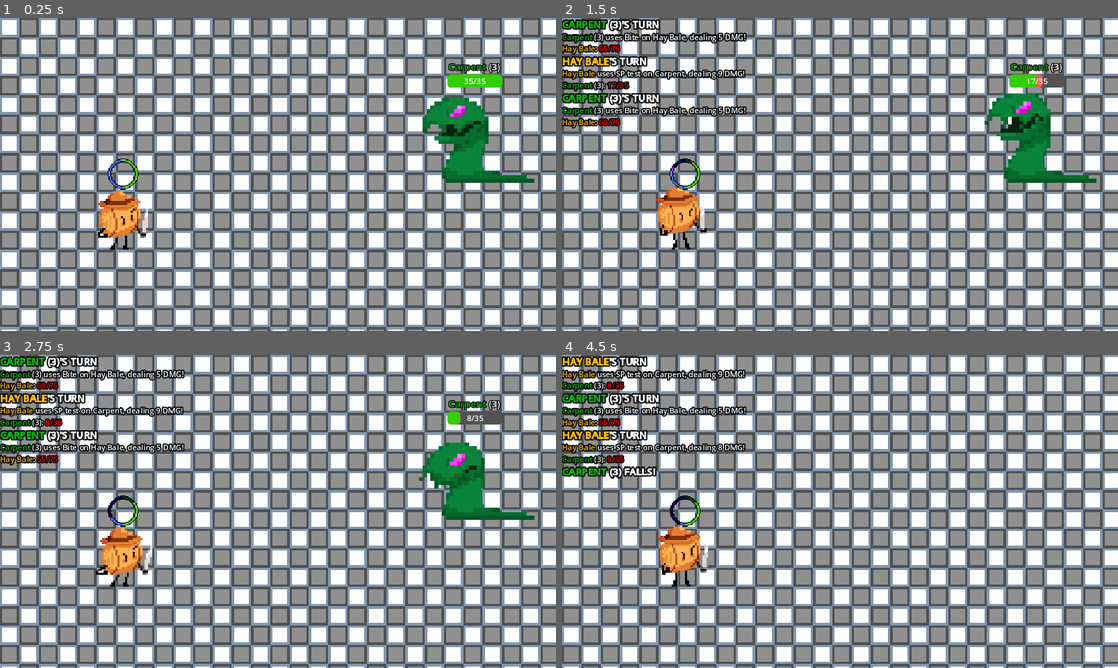
Above: before the commit, frames 1-4 (two rows, left to right).
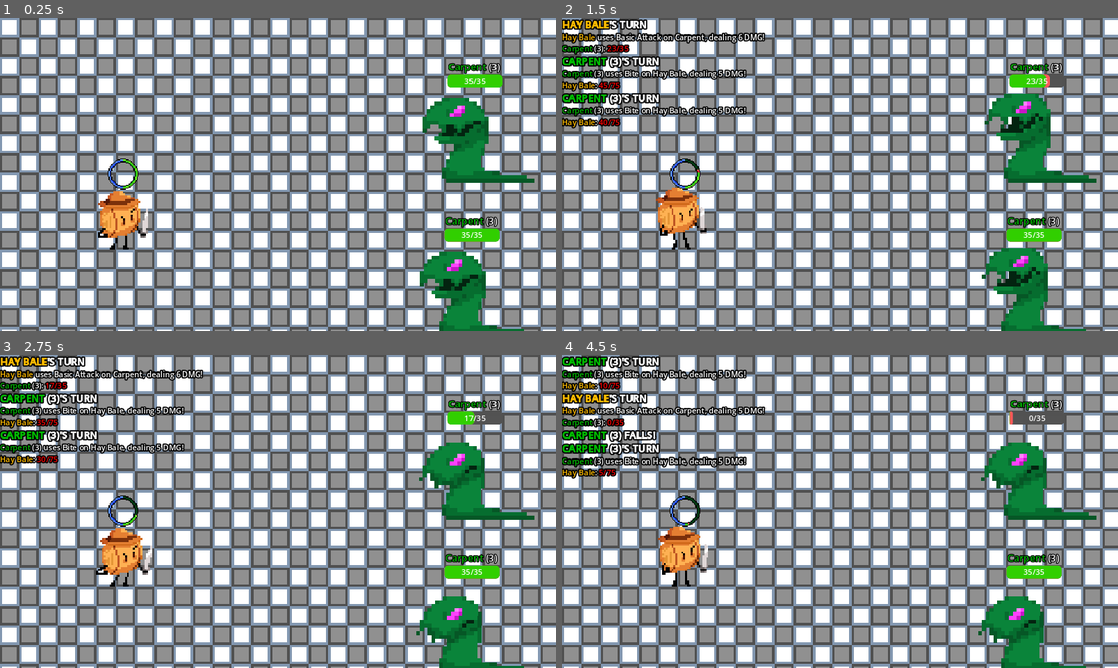
Above: after the commit, the same moments.

Repository: Neoloxal/CAMPQUESTGameYay
Game: Godot game, scene res://Scenes/main.tscn
Two runs of this game, one before a commit and one after it. Both use one fixed random seed, a clock stepped at 60 frames per second and the inputs below.
Inputs:
- Up to frame 1 (0.25 s): no input
- Up to frame 2 (1.5 s): tap Space (Use) at 0.6, 1.35 s
- Up to frame 3 (2.75 s): tap Space (Use) at 2.1 s
- Up to frame 4 (4.5 s): tap Enter at 2.75 s; tap Space (Use) at 2.85, 3.6, 4.35 s

The runs differ from the first frame. In frame 1, 2.8% of the frame differs, in the area x 75-95%, y 63-100%; in frame 2, 5.7%; in frame 3, 5.5%; in frame 4, 11%, in the area x 0-97%, y 0-100%.

Commit message:
messing with multiple enemies + trying to fix the double turn bug

Diff:
--- a/Scenes/main.tscn
+++ b/Scenes/main.tscn
@@ -16,6 +16,16 @@
 
 [node name="Enemy" parent="." node_paths=PackedStringArray("Chat") groups=["Enemy"] instance=ExtResource("2_4np33")]
 position = Vector2(988, 213)
+Name = "Carpent"
+SelfColor = "#00BB00"
+Chat = NodePath("../Chat Layer/Chat")
+MaxHP = 25
+HPPL = 5
+Level = 3
+Moves = Array[String](["bite", "bite", "bite", "bite"])
+
+[node name="Enemy2" parent="." node_paths=PackedStringArray("Chat") groups=["Enemy"] instance=ExtResource("2_4np33")]
+position = Vector2(982, 532)
 Name = "Carpent"
 SelfColor = "#00BB00"
 Chat = NodePath("../Chat Layer/Chat")
@@ -53,3 +63,5 @@
 [color=#FF0000]CRIT![/color] 10 DMG!
 Carpent (3): [color=#FF0000]25/35[/color]"
 script = ExtResource("5_ak64a")
+
+[connection signal="turn_finished" from="Enemy" to="." method="_on_enemy_turn_finished"]
--- a/Scripts/character.gd
+++ b/Scripts/character.gd
@@ -62,22 +62,23 @@
 			if Input.is_action_just_pressed("Use"):
 				SPWarnAnim.play("RESET")
 				var EnemyArray = get_tree().get_nodes_in_group("Enemy")
+				var removed_enemies = 0
 				for enemy in EnemyArray.size():
-					if EnemyArray[enemy].HP <= 0:
-						EnemyArray.remove_at(enemy)
+					if EnemyArray[enemy-removed_enemies].HP <= 0:
+						EnemyArray.remove_at(enemy-removed_enemies)
+						removed_enemies += 1
 				if EnemyArray.size() > 0:
 					var PickedEnemies = [EnemyArray[0]]
-					if Moves.use_move(self, "SP test", PickedEnemies) == true:
+					if Moves.use_move(self, "Basic Attack", PickedEnemies) == true:
 						emit_signal("turnFinished")
 					else:
 						SPWarnAnim.play("warn")
-	if HP != 0:
-		var tween = get_tree().create_tween()
-		tween.tween_property(HPBar, "value", int(round((float(HP) / MaxHP) * 100)), .1).set_ease(Tween.EASE_IN_OUT)
-		await tween.finished
-		tween = get_tree().create_tween()
-		tween.tween_property(LostHPBar, "value", int(round((float(HP) / MaxHP) * 100)), .3).set_ease(Tween.EASE_IN_OUT)
 	var tween = get_tree().create_tween()
+	tween.tween_property(HPBar, "value", int(round((float(HP) / MaxHP) * 100)), .1).set_ease(Tween.EASE_IN_OUT)
+	await tween.finished
+	tween = get_tree().create_tween()
+	tween.tween_property(LostHPBar, "value", int(round((float(HP) / MaxHP) * 100)), .3).set_ease(Tween.EASE_IN_OUT)
+	tween = get_tree().create_tween()
 	tween.tween_property(SPBar, "value", int(round((float(SP) / MaxSP) * 100)), .1).set_ease(Tween.EASE_IN_OUT)
 	await tween.finished
 	tween = get_tree().create_tween()
--- a/Scripts/enemy.gd
+++ b/Scripts/enemy.gd
@@ -19,7 +19,7 @@
 
 @onready var isDead = false
 
-signal turnFinished
+signal turn_finished
 
 func _ready():
 	%Animator.play("{Name}Idle".format({"Name":Name}))
@@ -102,7 +102,7 @@
 			#var isCrit = get_crit(.75)
 			hero.HP -= DMG
 			print_damage(hero, DMG, false, "Bite")
-			return
+			emit_signal("turn_finished")
 
 func get_status():
 	var strStatus = ""
@@ -114,5 +114,6 @@
 	return strStatus
 
 func enemyturn():
+	print("going for my turn!")
 	call(Moves[Utils.rng.randi_range(0,Moves.size()-1)])
-	emit_signal("turnFinished")
+	emit_signal("turn_finished")
--- a/Scripts/turnmanager.gd
+++ b/Scripts/turnmanager.gd
@@ -20,9 +20,11 @@
 		Turn.ENEMIES:
 			var enemies = get_tree().get_nodes_in_group("Enemy")
 			for enemy in enemies:
+				print(enemies)
 				if !enemy.isDead:
 					enemy.enemyturn()
-					await enemy.turnFinished
+					await enemy.turn_finished
+					continue
 			switch_turn("hero")
 
 func switch_turn(turn):
